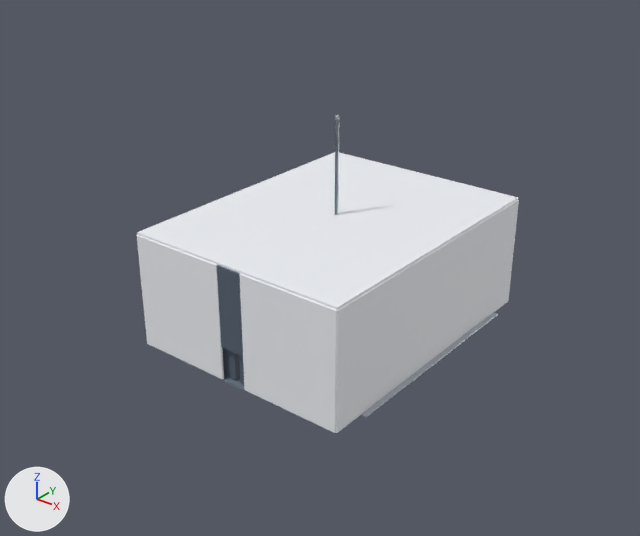
One commit to the Blender file assets-src/blender/compartments/engine-room.blend: the scene before it, then after it.
Both versions are drawn from a camera (50 mm lens) standing at (29.1, -37.9, 26.8) and looking at (-0.1, -1.4, 4.2). Arrows for +X, +Y and +Z are at lower left; the lights stay in place. The first picture is the older version.

Script lines for the objects in view, before the commit:
```python
me_cube = bpy.data.meshes.new('Cube')
me_cube.from_pydata([(-7.0, -9.0, -0.1), (-7.0, -9.0, 0.1), (-7.0, 9.0, -0.1), (-7.0, 9.0, 0.1), (7.0, -9.0, -0.1), (7.0, -9.0, 0.1), (7.0, 9.0, -0.1), (7.0, 9.0, 0.1)], [], [(0, 1, 3, 2), (2, 3, 7, 6), (6, 7, 5, 4), (4, 5, 1, 0), (2, 6, 4, 0), (7, 3, 1, 5)])
me_cube.materials.append(mat_deck)  # greyish blue #6f7c8b
me_cube_001 = bpy.data.meshes.new('Cube.001')
me_cube_001.from_pydata(...)  # 128 vertices, 136 faces; spans x -7.1..7.1, y -9.1..9.1, z -7.1..0.1
me_cube_001.materials.append(mat_bulkhead)  # white #eff1f6
me_cube_004 = bpy.data.meshes.new('Cube.004')
me_cube_004.from_pydata(...)  # 240 vertices, 260 faces; spans x -7.4..5.4, y -0.07..14.7, z -4.55..2.45
me_cube_004.materials.append(mat_trim)  # greyish blue #596576
me_cube_008 = bpy.data.meshes.new('Cube.008')
me_cube_008.from_pydata(...)  # 1168 vertices, 1214 faces; spans x -3.8..11.0, y -9.0..7.0, z -2.8..11.7
me_cube_008.materials.append(mat_steel)  # light grey #c8ced7
ob_cm_bulkhead = bpy.data.objects.new('CM_BULKHEAD', me_cube_001)
ob_cm_bulkhead.parent = ob_cm_engine_room_root
ob_cm_bulkhead.location = (0.0, 0.0, 7.06)
ob_cm_deck = bpy.data.objects.new('CM_DECK', me_cube)
ob_cm_deck.parent = ob_cm_engine_room_root
ob_cm_deck.location = (0.0, 0.0, -0.06)
ob_cm_steel = bpy.data.objects.new('CM_STEEL', me_cube_008)
ob_cm_steel.parent = ob_cm_engine_room_root
ob_cm_steel.location = (-3.6, 1.0, 1.3)
ob_cm_trim = bpy.data.objects.new('CM_TRIM', me_cube_004)
ob_cm_trim.parent = ob_cm_engine_room_root
ob_cm_trim.location = (0.0, -9.0, 4.55)
```
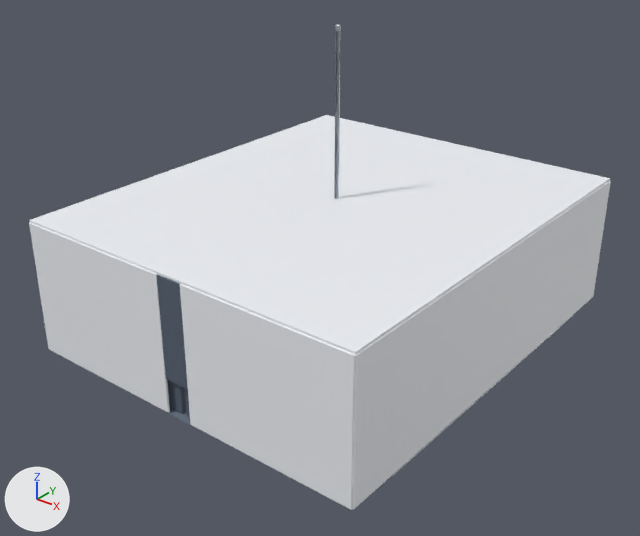
Boxes [x1, y1, x2, y2] around the edits, measured in the pictures (640 x 536 px; the box of a moved part takes in the faces that stretch with it):
'CM_BULKHEAD', reshaped, moved (52% wider, 40% taller)
    before: [137, 152, 519, 433]
    after: [29, 115, 611, 510]
'CM_TRIM', reshaped, moved
    before: [217, 265, 244, 384]
    after: [157, 274, 190, 418]
'CM_STEEL', reshaped, moved (mostly hidden)
    before: [335, 115, 498, 417]
    after: [334, 24, 574, 476]
'CM_DECK', rescaled (51% wider, 61% taller)
    before: [148, 303, 506, 435]
    after: [50, 298, 592, 511]
part 2 of me_cube_001, moved or reshaped
    before: [137, 152, 518, 310]
    after: [29, 115, 610, 355]
part 3 of me_cube_001, moved or reshaped
    before: [137, 235, 224, 380]
    after: [29, 222, 170, 413]
part 4 of me_cube_001, moved or reshaped
    before: [239, 273, 337, 433]
    after: [180, 284, 355, 510]
part 5 of me_cube_001, moved or reshaped
    before: [336, 200, 519, 433]
    after: [352, 181, 611, 510]
part 6 of me_cube_004, moved or reshaped (not visible afterwards)
    before: [222, 347, 240, 380]
part 7 of me_cube_004, moved or reshaped (mostly hidden before)
    before: [239, 355, 244, 384]
    after: [167, 380, 186, 414]
part 8 of me_cube_004, moved or reshaped (not visible before)
    after: [185, 389, 190, 418]
part 9 of me_cube_004, rebuilt (19% wider, 26% taller)
    before: [217, 265, 243, 356]
    after: [157, 274, 188, 389]
part 10 of me_cube_008, moved or reshaped
    before: [335, 115, 339, 120]
    after: [336, 24, 341, 36]
part 11 of me_cube_008, moved or reshaped
    before: [335, 120, 339, 124]
    after: [334, 30, 341, 197]
part 12 of me_cube_008, moved or reshaped
    before: [335, 124, 339, 128]
    after: [334, 35, 341, 199]
part 13 of me_cube_008, moved or reshaped
    before: [335, 131, 339, 215]
    after: [335, 45, 340, 50]
part 14 of me_cube_008, added
    after: [334, 55, 340, 199]
part 15 of me_cube_008, deleted
    before: [361, 312, 498, 417]
part 16 of me_cube_008, added
    after: [392, 314, 574, 476]

What changed in the scene script:
```text
Change me_cube:
    used by ob_cm_deck; parent = ob_cm_engine_room_root; location = (0.0, 0.0, -0.06)
    remove me_cube.from_pydata(...)  # 8 vertices, 6 faces; spans x -7.0..7.0, y -9.0..9.0, z -0.1..0.1
    add me_cube.from_pydata(...)  # 8 vertices, 6 faces; spans x -11.0..11.0, y -13.0..13.0, z -0.1..0.1
    me_cube part 1: the whole mesh is scaled about its middle by (1.57, 1.44, 1)
Change me_cube_001:
    used by ob_cm_bulkhead; parent = ob_cm_engine_room_root; location = (0.0, 0.0, 7.06)
    remove me_cube_001.from_pydata(...)  # 128 vertices, 136 faces; spans x -7.1..7.1, y -9.1..9.1, z -7.1..0.1
    add me_cube_001.from_pydata(...)  # 128 vertices, 136 faces; spans x -11.1..11.1, y -13.1..13.1, z -8.1..0.1
    me_cube_001 part 2: the loose piece of 8 vertices spanning x -7.0..7.0, y -9.0..9.0, z -0.1..0.1 is scaled about its middle by (1.57, 1.44, 1)
    me_cube_001 part 3: the loose piece of 24 vertices spanning x -7.0..-0.8, y -9.1..-8.9, z -7.1..-0.1 is scaled about its middle by (1.65, 1, 1.14), then moved by (-2.0, -4.0, -0.5)
    me_cube_001 part 4: the loose piece of 24 vertices spanning x 0.8..7.0, y -9.1..-8.9, z -7.1..-0.1 is scaled about its middle by (1.65, 1, 1.14), then moved by (2.0, -4.0, -0.5)
    me_cube_001 part 5: the loose piece of 24 vertices spanning x 6.9..7.1, y -9.0..9.0, z -7.1..-0.1 is scaled about its middle by (1, 1.45, 1.14), then moved by (4.0, 0.0, -0.5)
    other edits to the shape of me_cube_001 do not show in these pictures
Change me_cube_004:
    used by ob_cm_trim; parent = ob_cm_engine_room_root; location = (0.0, -9.0, 4.55)
    remove me_cube_004.from_pydata(...)  # 240 vertices, 260 faces; spans x -7.4..5.4, y -0.07..14.7, z -4.55..2.45
    add me_cube_004.from_pydata(...)  # 288 vertices, 312 faces; spans x -10.9..8.05, y -0.07..21.3, z -5.05..2.95
    me_cube_004 part 6: the loose piece of 24 vertices spanning x -2.35..-0.15, y 0.3..0.9, z -4.55..-2.55 is scaled about its middle by (1.09, 1, 1.1), then moved by (-2.75, 0.0, -0.4)
    me_cube_004 part 7: the loose piece of 24 vertices spanning x 0.15..2.35, y 0.3..0.9, z -4.55..-2.55 is scaled about its middle by (1.09, 1, 1.1), then moved by (-2.58, 0.0, -0.4)
    me_cube_004 part 8: the loose piece of 24 vertices spanning x 2.65..4.85, y 0.3..0.9, z -4.55..-2.55 is scaled about its middle by (1.09, 1, 1.1), then moved by (-2.42, 0.0, -0.4)
    me_cube_004 part 9: the loose piece of 24 vertices spanning x -0.8..0.8, y -0.07..0.07, z -2.45..2.45 is rebuilt with 24 vertices and now spans x -0.8..0.8, y -0.07..0.07, z -2.95..2.95
    other edits to the shape of me_cube_004 do not show in these pictures
Change me_cube_008:
    used by ob_cm_steel; parent = ob_cm_engine_room_root; location = (-3.6, 1.0, 1.3)
    remove me_cube_008.from_pydata(...)  # 1168 vertices, 1214 faces; spans x -3.8..11.0, y -9.0..7.0, z -2.8..11.7
    add me_cube_008.from_pydata(...)  # 1520 vertices, 1574 faces; spans x -5.5..16.7, y -13.5..10.5, z -6.9..16.3
    me_cube_008 part 10: the loose piece of 48 vertices spanning x 3.5..3.7, y -1.1..-0.9, z -1.9..11.7 is scaled about its middle by (1.17, 1.17, 1.59), then moved by (2.0, -0.5, 0.6)
    me_cube_008 part 11: the loose piece of 48 vertices spanning x 3.5..3.7, y -1.1..-0.9, z -2.1..11.5 is scaled about its middle by (1.17, 1.17, 1.59), then moved by (2.0, -0.5, 0.6)
    me_cube_008 part 12: the loose piece of 48 vertices spanning x 3.5..3.7, y -1.1..-0.9, z -2.3..11.3 is scaled about its middle by (1.17, 1.17, 1.59), then moved by (2.0, -0.5, 0.5)
    me_cube_008 part 13: the loose piece of 48 vertices spanning x 3.5..3.7, y -1.1..-0.9, z -2.8..10.8 is scaled about its middle by (1.17, 1.17, 1.59), then moved by (2.0, -0.5, 0.4)
    me_cube_008 part 14: a new loose piece of 48 vertices spanning x 5.5..5.7, y -1.6..-1.4, z -6.9..14.7, in mat_steel (light grey #c8ced7)
    me_cube_008 part 15: the loose piece of 8 vertices spanning x 9.0..11.0, y -8.0..6.0, z -1.3..-1.2 is deleted
    me_cube_008 part 16: 8 vertices added at x 14.1..16.7, y -11.5..8.5, z -1.6..-1.5
    other edits to the shape of me_cube_008 do not show in these pictures
Change ob_cm_bulkhead:
    ob_cm_bulkhead.location: (0.0, 0.0, 7.06) -> (0.0, 0.0, 8.06)
Change ob_cm_trim:
    ob_cm_trim.location: (0.0, -9.0, 4.55) -> (0.0, -13.0, 5.05)
Change ob_cm_steel:
    ob_cm_steel.location: (-3.6, 1.0, 1.3) -> (-5.6, 1.5, 1.6)
```
